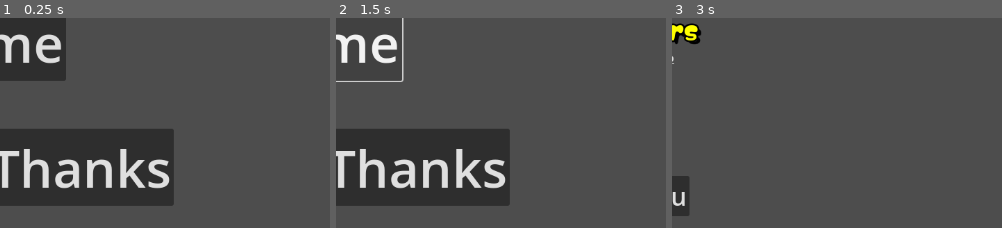
Above: before the commit, frames 1-3 (left to right).
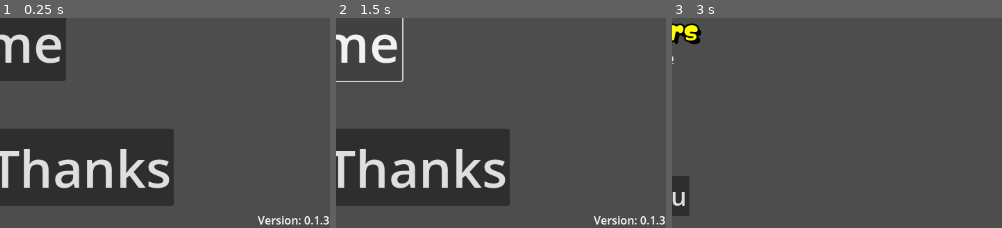
Above: after the commit, the same moments.

Repository: Gisleburt/gmtk-2024
Game: Godot game, scene res://menus/main_menu.tscn
Two runs of this game, one before a commit and one after it. Both use one fixed random seed, a clock stepped at 60 frames per second and the inputs below.
Inputs:
- Up to frame 1 (0.25 s): no input
- Up to frame 2 (1.5 s): click "Play Game" at 0.5 s; click "Play Game" at 1.25 s
- Up to frame 3 (3 s): click "Play Game" at 2 s; click "Credits and Thanks" at 2.75 s
The pictures show only the part of the screen within x 50-100%, y 50-100%; the shares and areas given below are measured in that part.

The runs differ from the first frame. In frame 1, 0.4% of the frame differs, in the area x 78-100%, y 94-99%; in frame 2, 0.4%; in frame 3, nothing differs.

Commit message:
Make version number visible for the sake of checking on itch

Diff:
--- a/godot-project/menus/main_menu.gd
+++ b/godot-project/menus/main_menu.gd
@@ -1,4 +1,7 @@
 extends Control
+
+func _ready() -> void:
+	$VersionLabel.text = "Version: " + ProjectSettings.get_setting("application/config/version")
 
 
 func _on_credits_pressed() -> void:
--- a/godot-project/menus/main_menu.tscn
+++ b/godot-project/menus/main_menu.tscn
@@ -80,4 +80,17 @@
 theme_override_font_sizes/font_size = 75
 text = "Credits and Thanks"
 
+[node name="VersionLabel" type="Label" parent="."]
+layout_mode = 1
+anchors_preset = 3
+anchor_left = 1.0
+anchor_top = 1.0
+anchor_right = 1.0
+anchor_bottom = 1.0
+offset_left = -40.0
+offset_top = -23.0
+grow_horizontal = 0
+grow_vertical = 0
+text = "Version: "
+
 [connection signal="pressed" from="Credits" to="." method="_on_credits_pressed"]
--- a/godot-project/project.godot
+++ b/godot-project/project.godot
@@ -11,7 +11,7 @@
 [application]
 
 config/name="gmtk-2024"
-config/version="0.1.2"
+config/version="0.1.3"
 run/main_scene="res://menus/main_menu.tscn"
 config/features=PackedStringArray("4.3", "GL Compatibility")
 config/icon="res://icon.svg"
